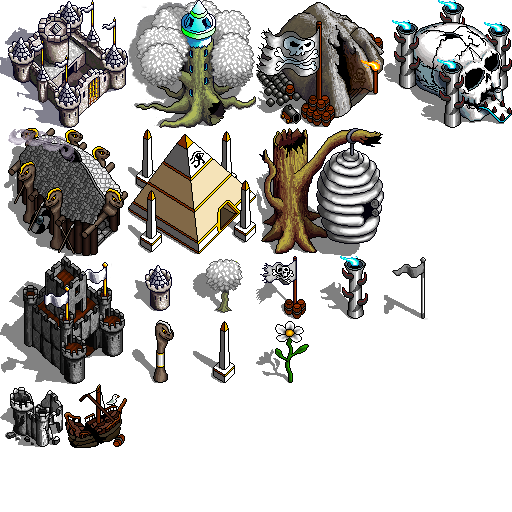
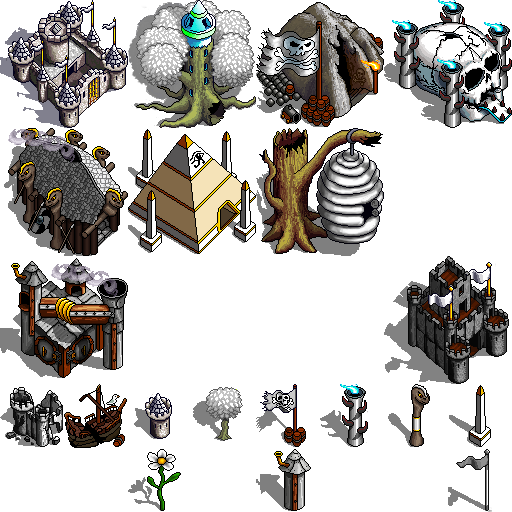
Layers edited between the first and the second 512x512 image:
renamed "Viking Smoke" to "Smoke", painted on it over [11, 177, 118, 297]
painted on "Colour" over [16, 259, 496, 474]
painted on "Detail" over [11, 256, 509, 512]
painted on "Shadow" over [0, 271, 491, 512]
added layer "Black" above "Layer 1" over [6, 5, 509, 512]
